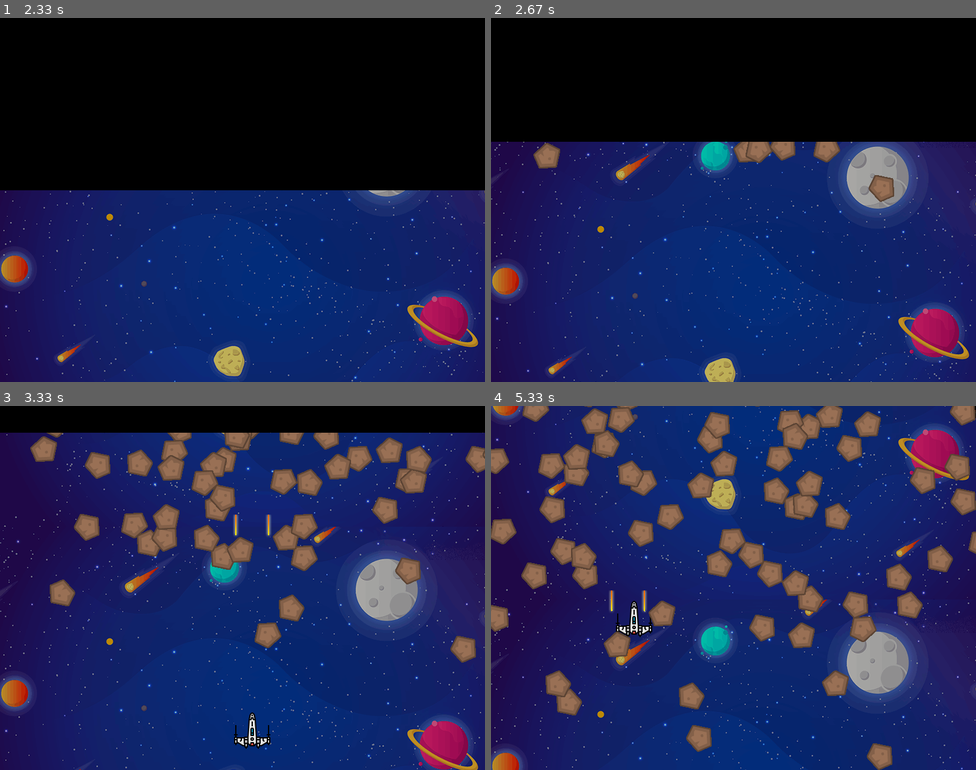
Above: before the commit, frames 1-4 (two rows, left to right).
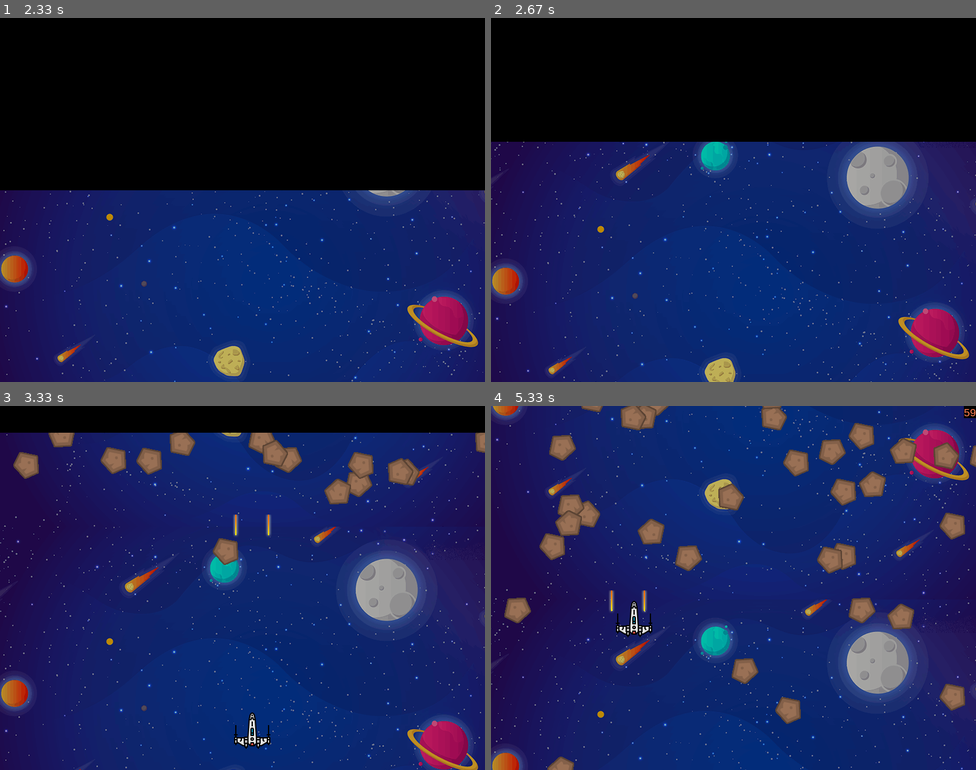
Above: after the commit, the same moments.

Repository: blamerra/pySpaceInvaders
Game: pygame game, started from main.py
The game is run twice, just before and just after one commit, with the same random seed, the same clock (stepped at 60 frames per second) and the same inputs.
Inputs:
- Up to frame 1 (2.33 s): tap Space at 0.33, 1.67 s
- Up to frame 2 (2.67 s): tap Space at 2.57 s
- Up to frame 3 (3.33 s): tap Space at 2.87 s
- Up to frame 4 (5.33 s): tap Space at 3.57, 3.87, 4.13, 4.47, 4.77, 4.9, 5.3 s; hold Down 4.07-4.37 s; hold Left 4.4-4.8 s; hold Up 4.83-5.2 s; hold Right from 5.23 s (still down)

Frame 1 is identical in both runs. In frame 2, 1.4% of the frame differs, in the area x 8-84%, y 34-51%; in frame 3, 12%; in frame 4, 22%, in the area x 0-100%, y 0-100%.

Commit message:
meteor movement

Diff:
--- a/game.py
+++ b/game.py
@@ -37,11 +37,10 @@
         self.sprites = pygame.sprite.Group()
         self.sprites.add(self.audio, self.background, self.bullet, self.player, self.fps)
 
+        # TODO refactor carga de imagenes en una clase
+        meteor_image = pygame.image.load(self.SETTINGS.meteor_image).convert()
         for i in range(200):
-            meteor = Meteor()
-            # meteor.rect.x = random.randrange(self.SETTINGS.screen_width)
-            # meteor.rect.y = random.randrange(self.SETTINGS.screen_height )
-
+            meteor = Meteor(meteor_image)
             self.sprites.add(meteor)
 
         self.sprites.add(self.frontend)
--- a/sprites/audio.py
+++ b/sprites/audio.py
@@ -17,7 +17,7 @@
         # Background music
         pygame.mixer.music.load(self.SETTINGS.audio_background)
         pygame.mixer.music.set_volume(self.SETTINGS.audio_background_volume)
-        #pygame.mixer.music.play(-1)
+        pygame.mixer.music.play(-1)
 
         # Random sounds
         self.sound_index = 0
--- a/sprites/meteor.py
+++ b/sprites/meteor.py
@@ -7,9 +7,10 @@
 class Meteor(pygame.sprite.Sprite):
     SETTINGS = Settings()
 
-    def __init__(self):
+    def __init__(self, image):
         super().__init__()
-        self.image = pygame.image.load(self.SETTINGS.meteor_image).convert()
+        # self.image = pygame.image.load(self.SETTINGS.meteor_image).convert()
+        self.image = image
         self.image.set_colorkey(self.SETTINGS.BLACK)
         self.rect = self.image.get_rect()
         self.rect.y = -600
@@ -22,33 +23,46 @@
         self.speed_increment = 1
         self.speed = random.randrange(self.min_speed, self.max_speed, 1)
 
+    def is_inside_screen_limit(self):
+        return_value = True
+        # Vertical limit
+        if (self.rect.x > self.SETTINGS.screen_width + 50) or (self.rect.x < -50):
+            return_value = False
+        elif (self.rect.y > self.SETTINGS.screen_height + 50) or (self.rect.y < -500):
+            return_value = False
+        return return_value
+
+    def rotate_horizontal(self):
+        self.orientation_x = -1 * random.randrange(-1, 2, 1)
+        self.image = pygame.transform.rotate(self.image, 90)
+
+    def rotate_vertical(self):
+        self.orientation_y = -1 * random.randrange(-1, 2, 1)
+        self.image = pygame.transform.rotate(self.image, 90)
+
+    def increase_speed(self):
+        self.min_speed += self.speed_increment
+        self.max_speed += self.speed_increment
+        self.speed = random.randrange(self.min_speed, self.max_speed, 1)
+
     def update(self):
-
-        # Rotate lottery
-        if random.random() < 0.001:
-            self.image = pygame.transform.rotate(self.image, 90)
 
         # Change direction lottery
         if random.random() < 0.009:
-            self.orientation_x = -1 * random.randrange(-1, 2, 1)
-            self.image = pygame.transform.rotate(self.image, 90)
+            self.rotate_horizontal()
 
         if random.random() < 0.009:
-            self.orientation_y = -1 * random.randrange(-1, 2, 1)
-            self.image = pygame.transform.rotate(self.image, 90)
+            self.rotate_vertical()
 
         # Speed lottery
         if random.random() < 0.001:
-            self.min_speed += self.speed_increment
-            self.max_speed += self.speed_increment
-            self.speed = random.randrange(self.min_speed, self.max_speed, 1)
+            self.increase_speed()
 
         # Movement
         self.rect.x += self.speed * self.orientation_x
         self.rect.y += self.speed * self.orientation_y
 
         # Si el meteoro llega al final de pantalla se recrea
-
-        if (self.rect.y > self.SETTINGS.screen_height + 50) or (self.rect.y < -500) or (self.rect.x > self.SETTINGS.screen_width + 50) or (self.rect.x < -50):
-            self.rect.x = random.randrange(50, self.SETTINGS.screen_width-50, 10)
-            self.rect.y = random.randrange(-500, -100, 10)
+        if not self.is_inside_screen_limit():
+            self.rect.x = random.randrange(50, self.SETTINGS.screen_width - 50, 10)
+            self.rect.y = random.randrange(-500, -300, 10)
